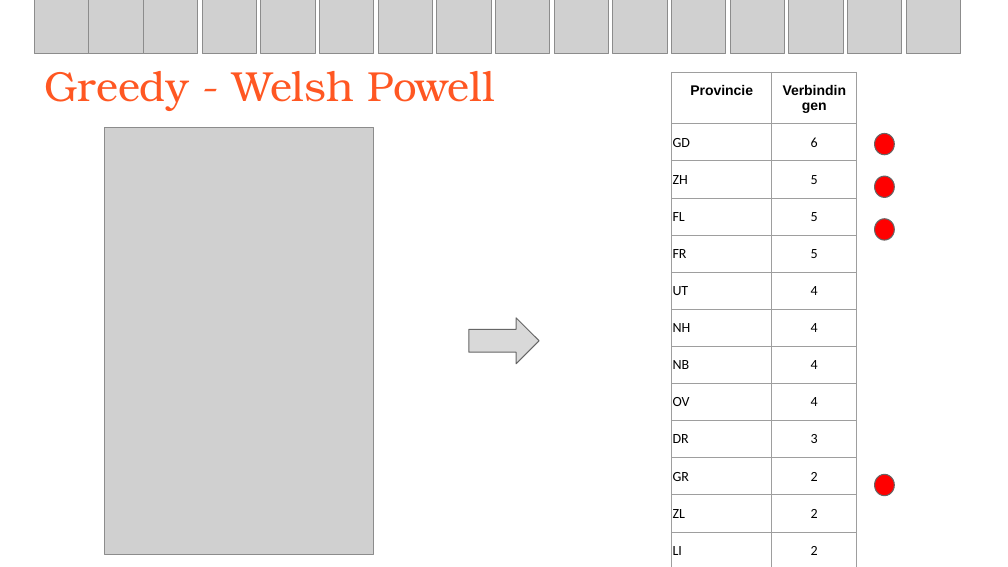
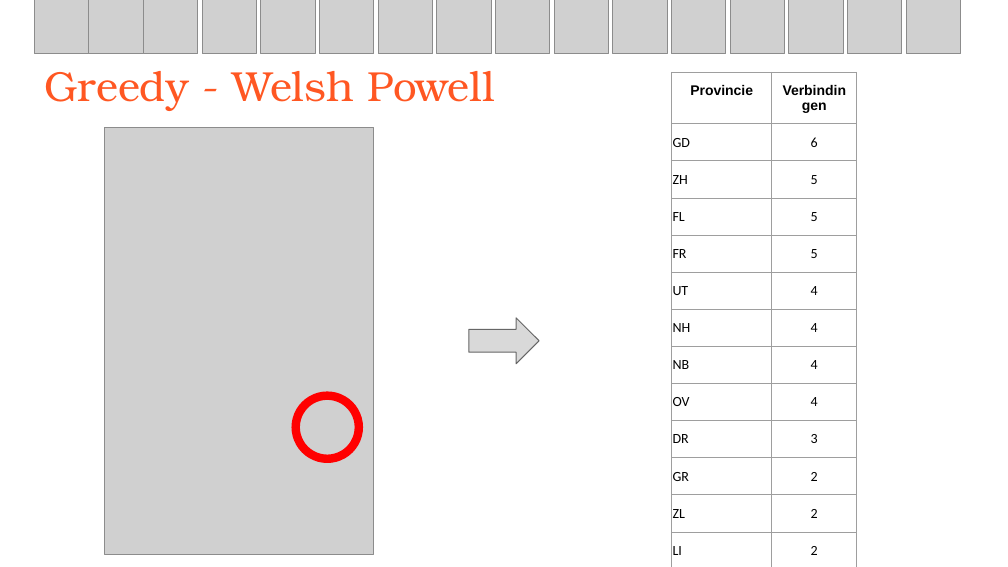
Before and after one commit to HDGizzle/Heuristieken, a slide deck: slide 15 of Radio Russia final.pptx (slide 14 before the commit). Drawn at 1008x567 pixels with LibreOffice and Linux fonts; fonts in the diff are those of the drawing; grey boxes stand for pictures. Boxes give left, top, right and bottom in pixels: in the first picture for what was removed or moved away, otherwise in the second. Text is boxed around its words. In the diff, an @@ line names an element or a change of style, - is before the commit and + after.

```diff
--- a/Radio Russia final.pptx
+++ b/Radio Russia final.pptx
@@ ellipse removed at [875,133,895,154] @@
@@ ellipse removed at [875,176,895,198] @@
@@ ellipse removed at [875,219,895,240] @@
@@ ellipse added at [295,396,359,460], outline #FF0000 6 pt @@
@@ ellipse removed at [875,475,895,496] @@
```
Also in this commit, not shown: 14 other slides changed, 36 slides added.
